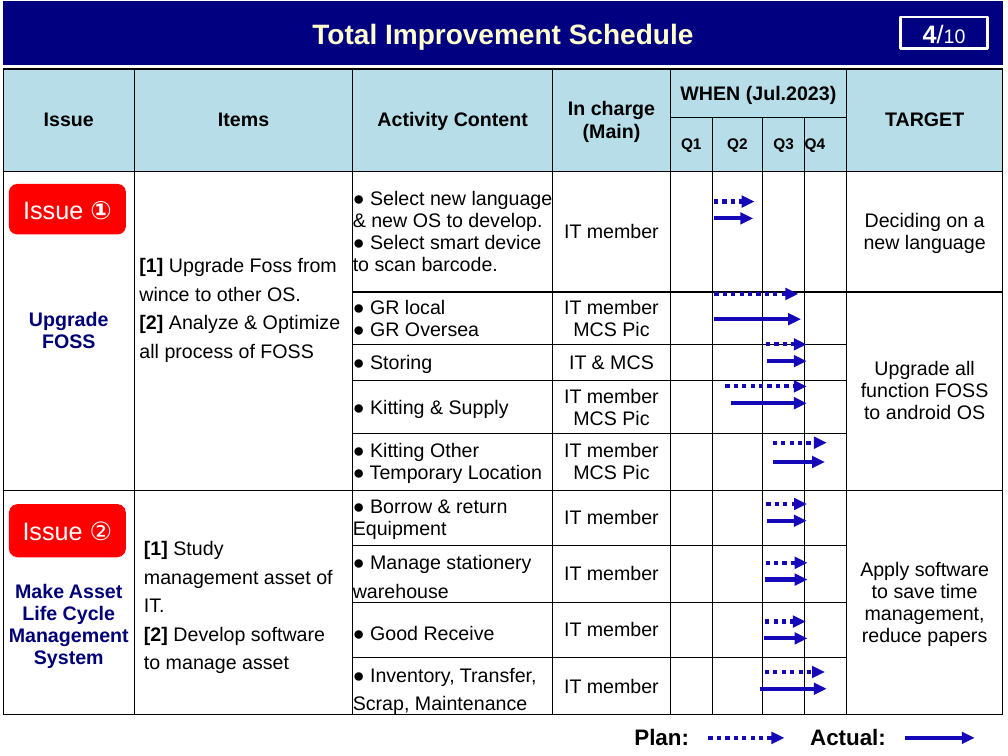
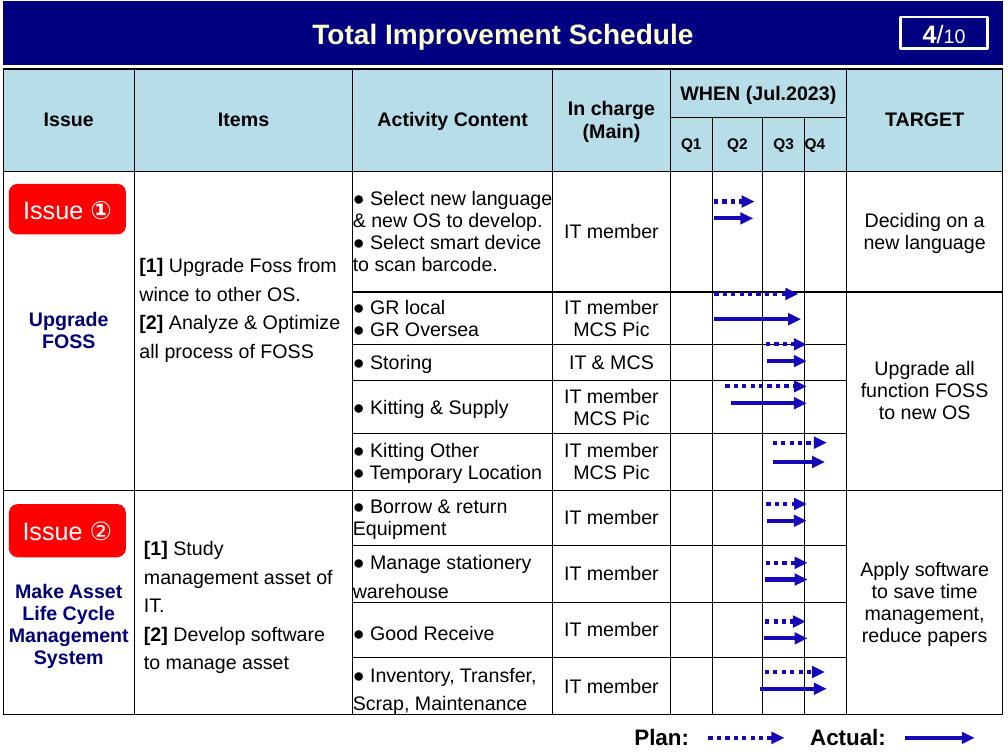
Before and after one commit to thietbicongnghevietnam/ReportPSNV, a slide deck: slide 5 of Report_test.pptx. Drawn at 1008x756 pixels with LibreOffice and Linux fonts; fonts in the diff are those of the drawing. Boxes give left, top, right and bottom in pixels: in the first picture for what was removed or moved away, otherwise in the second. Text is boxed around its words. In the diff, an @@ line names an element or a change of style, - is before the commit and + after.

```diff
--- a/Report_test.pptx
+++ b/Report_test.pptx
@@ table at (3, 69, 1004, 719) @@
-row 4, column 9: Upgrade all function FOSS to android OS
+row 4, column 9: Upgrade all function FOSS to new OS
```
Also in this commit, not shown: 5 other slides changed, 1 other file.
